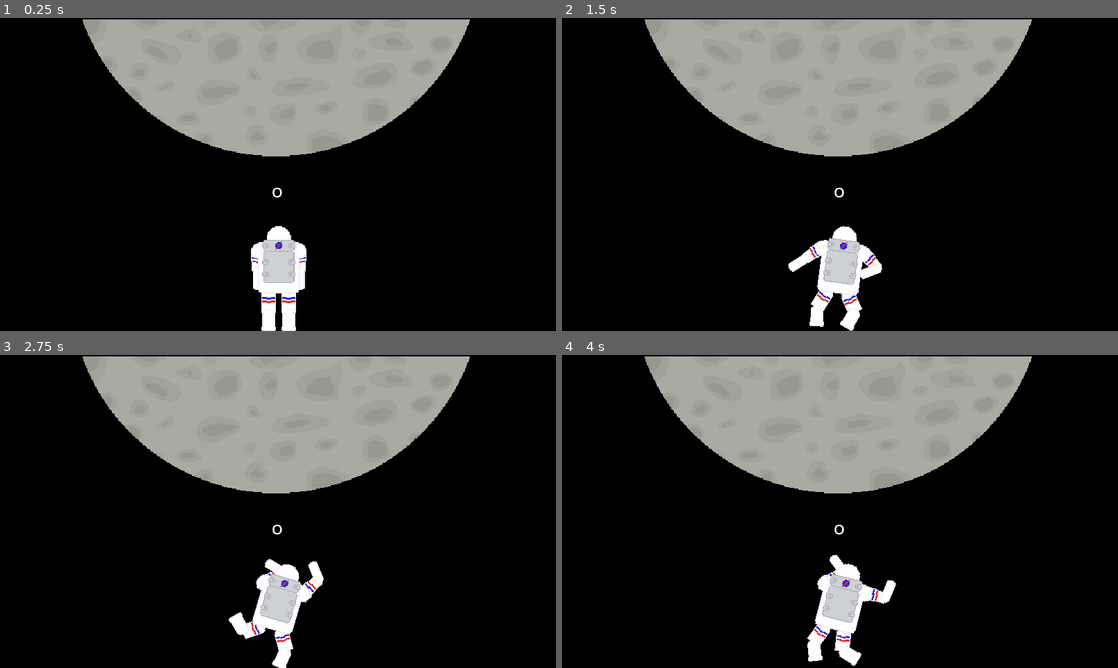
Above: before the commit, frames 1-4 (two rows, left to right).
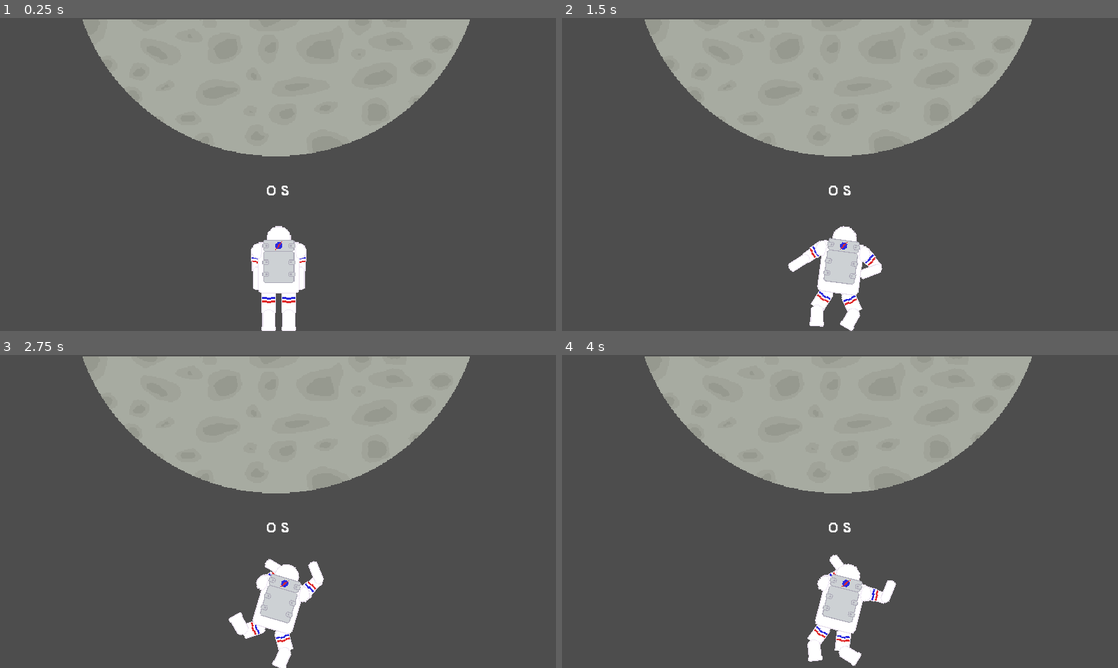
Above: after the commit, the same moments.

Repository: ADON15c/GGJ-2024
Game: Godot game, scene res://Scenes/Game/Game.tscn
The game is run twice, just before and just after one commit, with the same random seed, the same clock (stepped at 60 frames per second) and the same inputs.
Inputs:
- Up to frame 1 (0.25 s): no input
- Up to frame 2 (1.5 s): tap Enter (ui_accept) at 0.5, 0.77, 1.25 s; hold Right (ui_right) from 0.53 s (still down); tap Space at 0.6 s; tap Z at 1.35 s
- Up to frame 3 (2.75 s): tap Enter (ui_accept) at 1.52, 2 s; release Right (ui_right) at 2.03 s; hold Left (ui_left) from 2.03 s (still down); tap Space at 2.1 s
- Up to frame 4 (4 s): tap Enter (ui_accept) at 2.75, 3.02, 3.5, 3.77 s; release Left (ui_left) at 2.78 s; hold Right (ui_right) from 2.78 s (still down); tap Z at 2.85 s; tap Space at 3.6 s

The runs differ from the first frame. In frame 1, 75% of the frame differs, in the area x 0-100%, y 0-100%; in frame 2, 75%; in frame 3, 75%; in frame 4, 75%.

Commit message:
Starting adding moving letters

Diff:
--- /dev/null
+++ b/Scenes/Letter/Letter.gd
@@ -0,0 +1,40 @@
+extends Node2D
+class_name Letter
+
+@export var letter : String = 'A'
+@export var start : Vector2
+@export var end : Vector2
+@export var fail_pos : float
+
+@onready var texture : AtlasTexture = $Sprite2D.texture
+
+var pos : float = 0
+
+signal success
+signal failed
+
+
+func _ready():
+	texture.region.position = Vector2((get_unicode() - 65) * 32, 0)
+	update_position()
+
+func get_unicode():
+	return letter.to_ascii_buffer().decode_u8(0)
+
+func move(new_pos : float):
+	pos += new_pos
+	update_position()
+
+func set_pos(new_pos : float):
+	pos = new_pos
+	update_position()
+
+func update_position():
+	position = lerp(start, end, pos)
+	if pos > fail_pos:
+		failed.emit()
+		queue_free()
+
+func hit():
+	success.emit()
+	queue_free()
--- /dev/null
+++ b/Scenes/Letter/Letter.tscn
@@ -0,0 +1,14 @@
+[gd_scene load_steps=4 format=3 uid="uid://csrwaale77c60"]
+
+[ext_resource type="Script" path="res://Scenes/Letter/Letter.gd" id="1_tdqqs"]
+[ext_resource type="Texture2D" uid="uid://c1frar5rgky5t" path="res://Assets/Sprites/letters.png" id="2_n3nfi"]
+
+[sub_resource type="AtlasTexture" id="AtlasTexture_adrdo"]
+atlas = ExtResource("2_n3nfi")
+region = Rect2(0, 0, 32, 32)
+
+[node name="Letter" type="Node2D"]
+script = ExtResource("1_tdqqs")
+
+[node name="Sprite2D" type="Sprite2D" parent="."]
+texture = SubResource("AtlasTexture_adrdo")
--- a/Scenes/QuickTimePlayer/QuickTimePlayer.gd
+++ b/Scenes/QuickTimePlayer/QuickTimePlayer.gd
@@ -1,9 +1,12 @@
 extends Node
 
+const letter_scene : PackedScene = preload("res://Scenes/Letter/Letter.tscn")
+
 var keys = [];
+var letters : Array[Letter] = []
 var key_index = 0;
 var good = true;
-var size = 1;
+var size = 2;
 
 # Called when the node enters the scene tree for the first time.
 func _ready():
@@ -20,6 +23,9 @@
 
 # Called every frame. 'delta' is the elapsed time since the previous frame.
 func _process(delta):
+	for letter in letters:
+		letter.move(delta/2)
+
 	var s = $Label;
 	#s.text = "test %s: %s - %s" % [size, keys.reduce(func(i, accum): return "%s %s" % [i, accum], ""), good];
 	s.text = "%s" % [keys.reduce(func(i, accum): return "%s %s" % [i, accum])]
@@ -31,13 +37,32 @@
 			size += 1;
 		elif event.keycode == KEY_DOWN:
 			size -= 1;
-		elif event.keycode == keys[key_index].unicode_at(0):
-			key_index += 1;
-			if key_index >= keys.size():
-				next_move();
-				move_made.emit();
-			good = true;
+		elif letters.size() > 0 and event.keycode == letters[0].get_unicode():
+			#key_index += 1;
+			#if key_index >= keys.size():
+				#next_move();
+				#move_made.emit();
+			#good = true;
+			letters[0].hit()
+		elif event.keycode == KEY_BRACKETLEFT:
+			spawn_letter('B')
 		else:
 			good = false; # :(
 
 signal move_made;
+
+func spawn_letter(key : String):
+	var letter = letter_scene.instantiate()
+
+	letter.letter = key
+	letter.start = $"Letter Start Marker".position
+	letter.end = $"Letter End Marker".position
+	letter.fail_pos = 1.05
+	letter.success.connect(delete_letter)
+	letter.failed.connect(delete_letter)
+
+	add_child(letter)
+	letters.append(letter)
+
+func delete_letter():
+	letters.remove_at(0)
--- a/Scenes/QuickTimePlayer/QuickTimePlayer.tscn
+++ b/Scenes/QuickTimePlayer/QuickTimePlayer.tscn
@@ -1,6 +1,10 @@
-[gd_scene load_steps=2 format=3 uid="uid://bssrbj1155wrh"]
+[gd_scene load_steps=4 format=3 uid="uid://bssrbj1155wrh"]
 
 [ext_resource type="Script" path="res://Scenes/QuickTimePlayer/QuickTimePlayer.gd" id="1_fgdn7"]
+[ext_resource type="FontFile" uid="uid://c0hd51nplijps" path="res://Assets/Fonts/PeaberryBase.woff" id="2_200u5"]
+
+[sub_resource type="LabelSettings" id="LabelSettings_wme7w"]
+font = ExtResource("2_200u5")
 
 [node name="QuickTimePlayer" type="Node2D"]
 script = ExtResource("1_fgdn7")
@@ -18,5 +22,12 @@
 grow_horizontal = 2
 grow_vertical = 2
 text = "L M N O P Q R S T U V W X Y Z"
+label_settings = SubResource("LabelSettings_wme7w")
 horizontal_alignment = 1
 vertical_alignment = 1
+
+[node name="Letter Start Marker" type="Node2D" parent="."]
+position = Vector2(250, 0)
+
+[node name="Letter End Marker" type="Node2D" parent="."]
+position = Vector2(-250, 0)
--- a/project.godot
+++ b/project.godot
@@ -27,4 +27,3 @@
 [rendering]
 
 textures/canvas_textures/default_texture_filter=0
-environment/defaults/default_clear_color=Color(0, 0, 0, 1)
